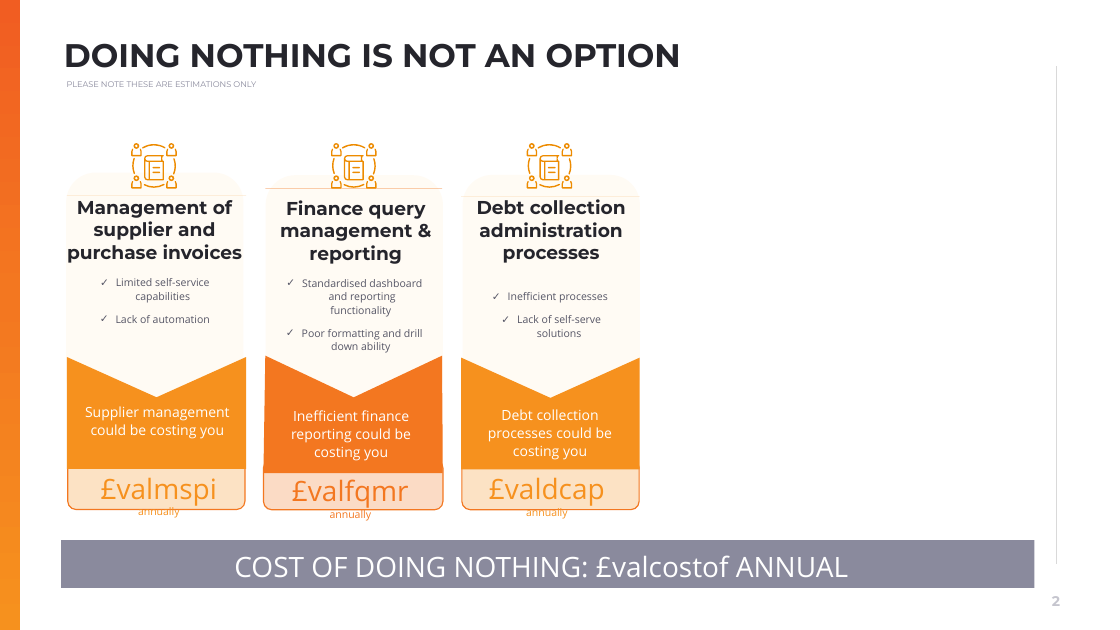
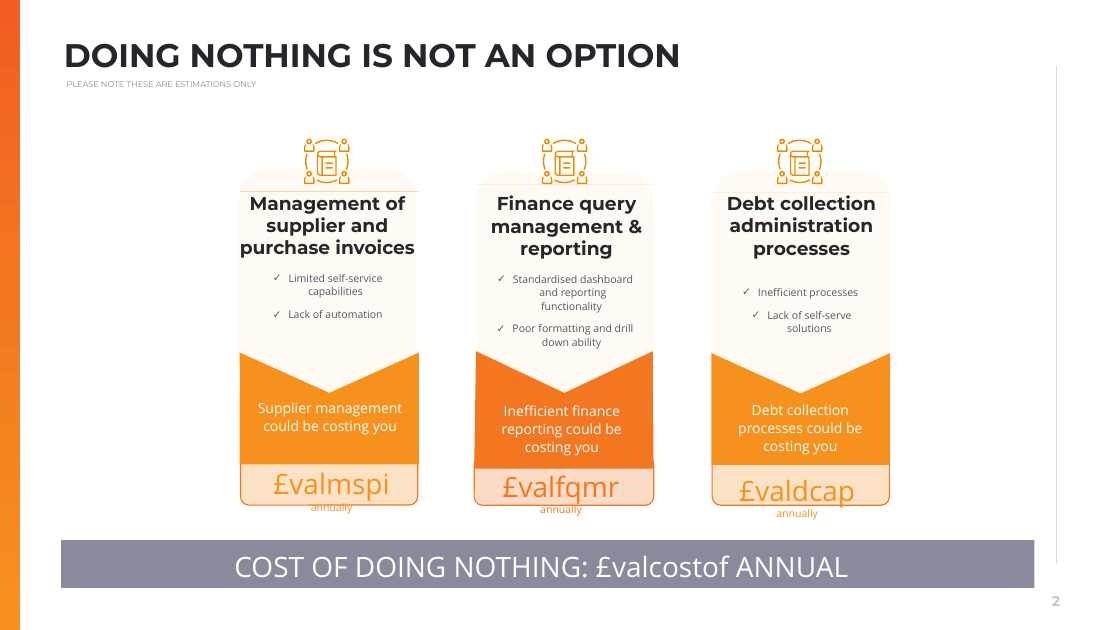
Before and after one commit to muratozdemirpiblo/ppt-api, a slide deck: slide 2 of client.pptx. Drawn at 1120x630 pixels with LibreOffice and Linux fonts; fonts in the diff are those of the drawing; background and template pictures are left out. Boxes give left, top, right and bottom in pixels: in the first picture for what was removed or moved away, otherwise in the second. Text is boxed around its words. In the diff, an @@ line names an element or a change of style, - is before the commit and + after.

```diff
--- a/client.pptx
+++ b/client.pptx
@@ 2 texts, 1 rounded rectangle, 1 freeform shape: place and size @@
-2 texts, 1 rounded rectangle, 1 freeform shape at (66,143,244,518)
+2 texts, 1 rounded rectangle, 1 freeform shape at (239,139,416,514)
@@ 3 texts, 2 rounded rectangles, 2 freeform shapes: place and size @@
-3 texts, 2 rounded rectangles, 2 freeform shapes at (264,143,444,521)
+3 texts, 2 rounded rectangles, 2 freeform shapes at (474,139,655,516)
@@ 1 text, 1 freeform shape, 1 rounded rectangle: place and size @@
-1 text, 1 freeform shape, 1 rounded rectangle at (67,196,246,510)
+1 text, 1 freeform shape, 1 rounded rectangle at (239,192,418,505)
@@ text "£valdcap annually": place and size @@
-text "£valdcap annually" at (489,477,605,519)
+text "£valdcap annually" at (739,479,855,520)
@@ 2 rounded rectangles, 2 texts, 2 freeform shapes: place and size @@
-2 rounded rectangles, 2 texts, 2 freeform shapes at (461,143,640,510)
+2 rounded rectangles, 2 texts, 2 freeform shapes at (712,139,891,505)
```
Also in this commit, not shown: 1 other slide changed, 5 other files.
